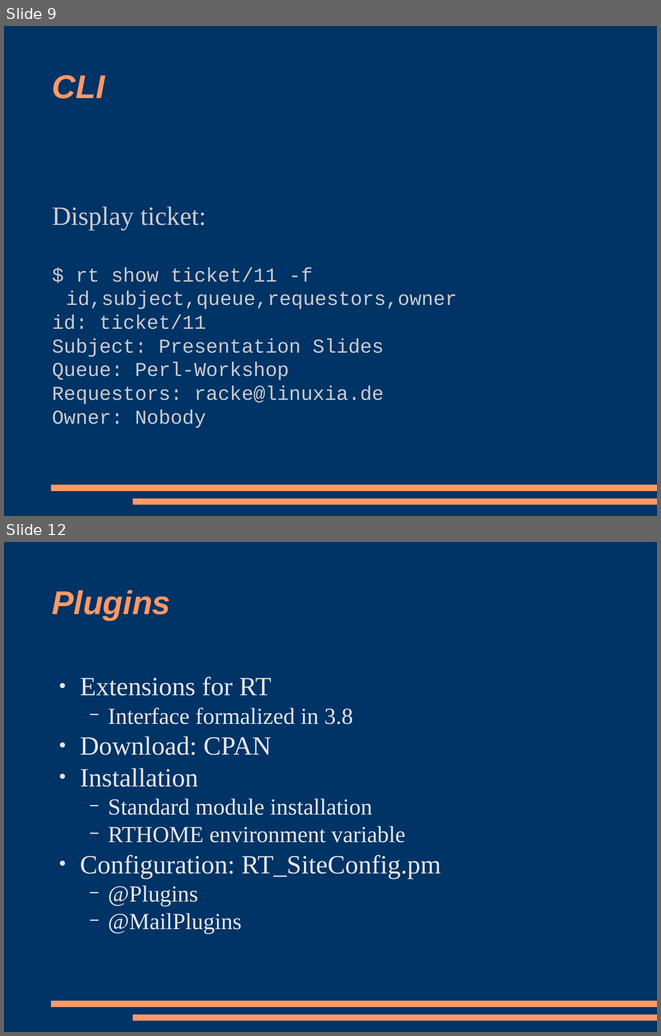
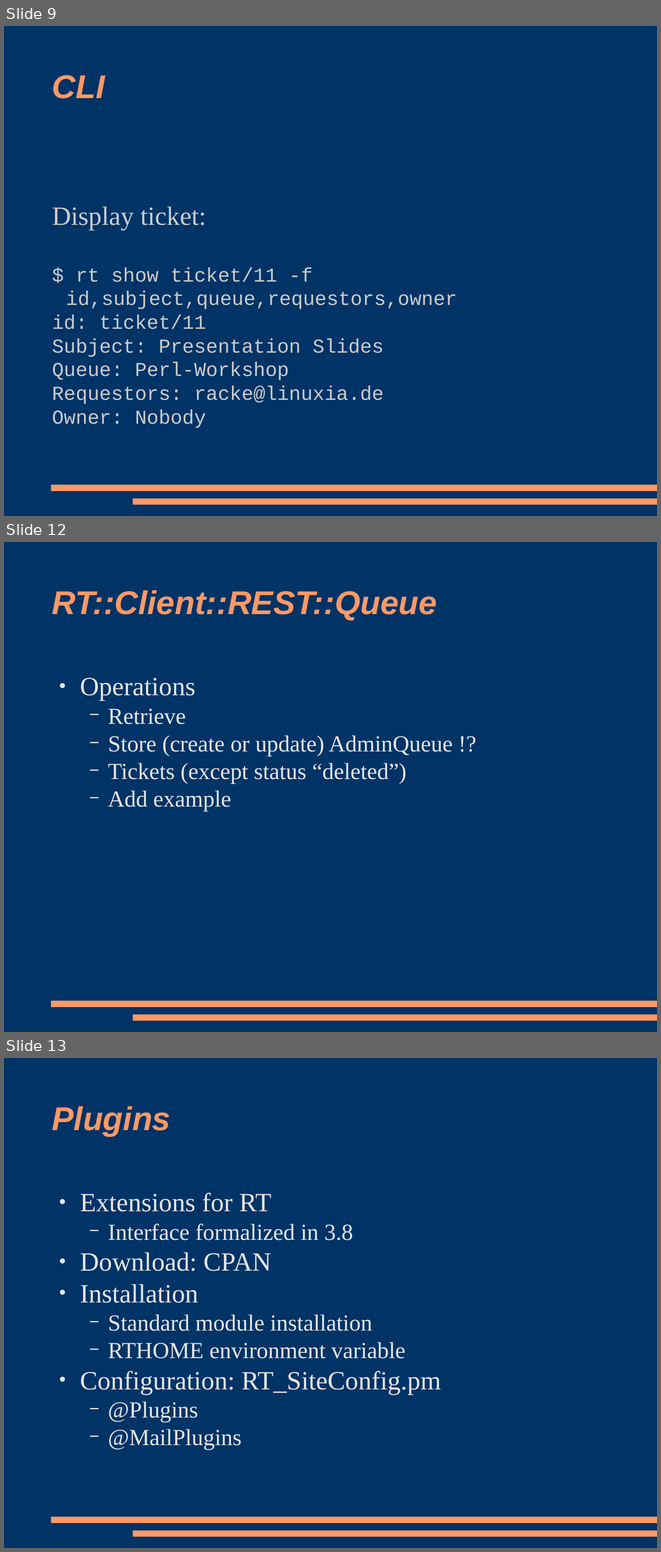
Before and after one commit to racke/Presentations, a slide deck: yapc2009/rt38.odp. Shown one above the other, each under a label of ours: slides 9 and 12 before the commit, slides 9, 12 and 13 after it; the slides between them are not shown. The pictures are 661x1036 and 661x1552 pixels, drawn with LibreOffice and Linux fonts; fonts in the diff are those of the drawing. Boxes give left, top, right and bottom in pixels: in the first picture for what was removed or moved away, otherwise in the second. Text is boxed around its words. In the diff, an @@ line names an element or a change of style, - is before the commit and + after.

```diff
--- a/yapc2009/rt38.odp
+++ b/yapc2009/rt38.odp
@@ slide 12 added at [4, 542, 657, 1032], background #003366; not listed: 2 template elements that a slide beside it also shows @@
@@ title added at [52, 590, 438, 620], 40 pt, text #FF9966, bold, italic @@
+RT::Client::REST::Queue
@@ text added at [80, 678, 453, 811], 28 pt, text #E6E6E6 @@
+● Operations
+  − Retrieve
+  − Store (create or update) AdminQueue !?
+  − Tickets (except status “deleted”)
+  − Add example
@@ what was slide 12 is now slide 13 @@
```
Also in this commit, not shown: 8 slides changed, 2 other slides added, 1 slide removed.
